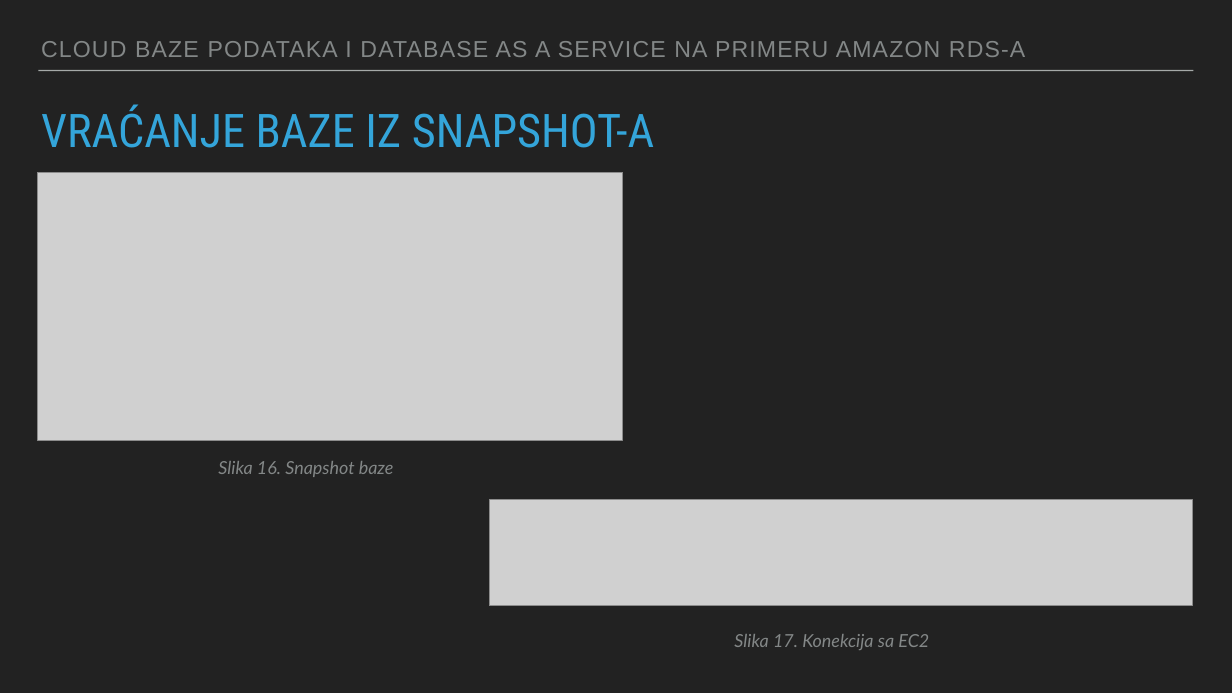
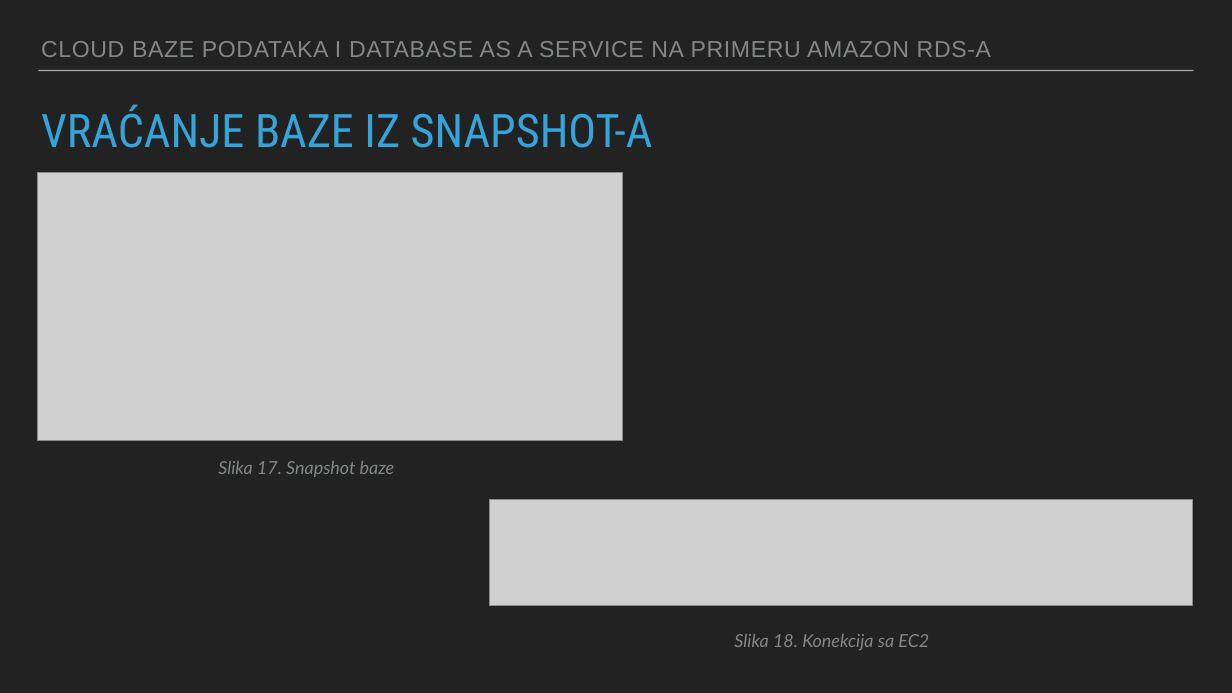
Before and after one commit to svetlanamancic/Amazon-RDS---Cloud-Databases-And-Database-as-a-Service-, a slide deck: slide 16 of Cloud baze podataka i database as a service na primeru Amazon RDS-a.pptx. Drawn at 1232x693 pixels with LibreOffice and Linux fonts; fonts in the diff are those of the drawing; grey boxes stand for pictures. Boxes give left, top, right and bottom in pixels: in the first picture for what was removed or moved away, otherwise in the second. Text is boxed around its words. In the diff, an @@ line names an element or a change of style, - is before the commit and + after.

```diff
--- a/Cloud baze podataka i database as a service na primeru Amazon RDS-a.pptx
+++ b/Cloud baze podataka i database as a service na primeru Amazon RDS-a.pptx
@@ text "CLOUD BAZE PODATAKA I DATABASE ..." at box(41, 41, 991, 57): letter spacing 1.8 to 1 pt @@
@@ title "VRAĆANJE BAZE IZ SNAPSHOT-A" at box(41, 105, 653, 148): size 72.2 to 72 pt @@
@@ text at box(218, 461, 395, 477): text changed @@
-Slika 16. Snapshot baze
+Slika 17. Snapshot baze
@@ text at box(734, 634, 929, 650): text changed @@
-Slika 17. Konekcija sa EC2
+Slika 18. Konekcija sa EC2
```
Also in this commit, not shown: 15 other slides changed, 2 other files.
